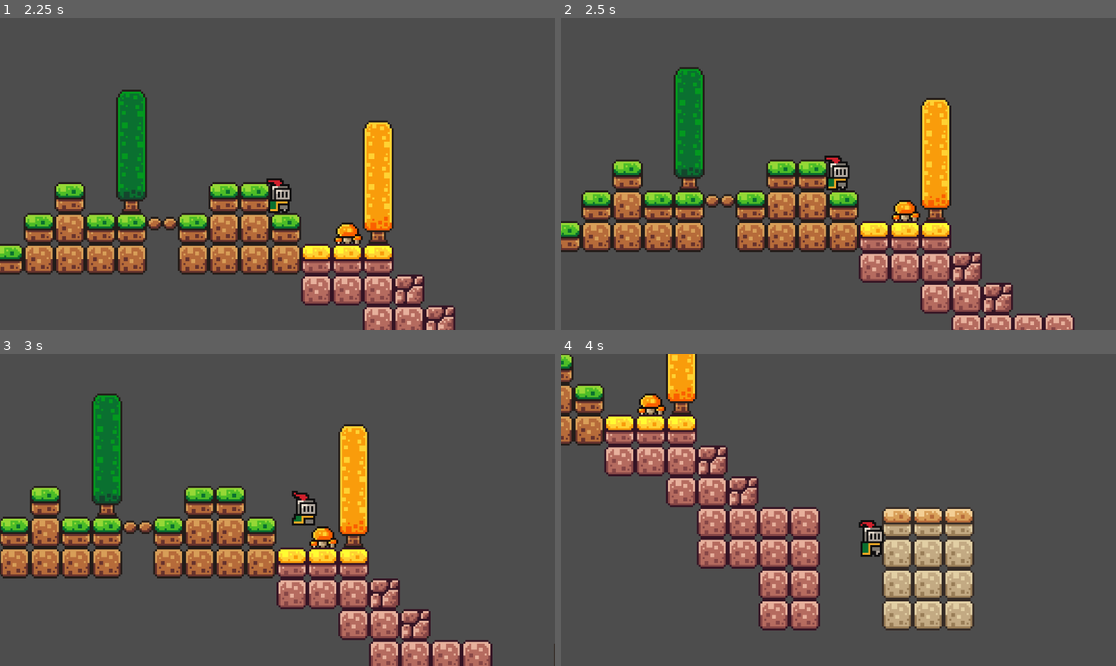
Above: before the commit, frames 1-4 (two rows, left to right).
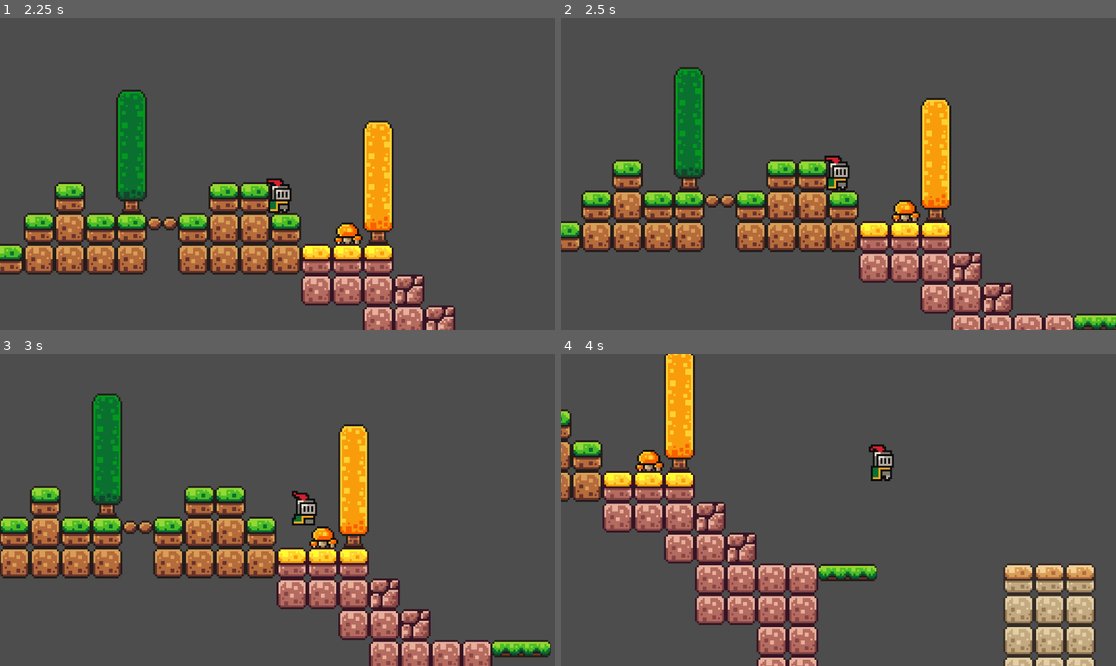
Above: after the commit, the same moments.

Repository: KarlPham/Coin_collector_game
Game: Godot game, scene res://scenes/game.tscn
The game is run twice, just before and just after one commit, with the same random seed, the same clock (stepped at 60 frames per second) and the same inputs.
Inputs:
- Up to frame 1 (2.25 s): tap Enter (ui_accept) at 0.5, 0.77, 1.52 s; hold Right (ui_right) 0.53-2.03 s; hold Left (ui_left) from 2.03 s (still down)
- Up to frame 2 (2.5 s): keep holding Left (ui_left)
- Up to frame 3 (3 s): release Left (ui_left) at 2.78 s; hold Right (ui_right) from 2.78 s (still down)
- Up to frame 4 (4 s): keep holding Right (ui_right); tap Enter (ui_accept) at 3.02, 3.77 s

Frame 1 is identical in both runs. In frame 2, 0.4% of the frame differs, in the area x 92-100%, y 94-100%; in frame 3, 0.6%; in frame 4, 34%, in the area x 0-97%, y 0-100%.

Commit message:
feat: added platform 2 in game scene

Diff:
--- a/scenes/game.tscn
+++ b/scenes/game.tscn
@@ -179,7 +179,7 @@
 [node name="TileMap" type="TileMap" parent="." unique_id=1489896673]
 tile_set = SubResource("TileSet_uwrxv")
 format = 2
-layer_0/tile_data = PackedInt32Array(196607, 0, 0, 131072, 0 …(1358 unchanged characters)… 18, 0, 8, -65533, 0, 0, -131068, 0, 0, 196630, 131072, 1, 262166, 131072, 1, 196631, 131072, 1, 262167, 131072, 1, 327702, 131072, 1, 327703, 131072, 1, 196632, 131072, 1, 262168, 131072, 1, 327704, 131072, 1, 131094, 131072, 0, 131095, 131072, 0, 131096, 131072, 0)
+layer_0/tile_data = PackedInt32Array(196607, 0, 0, 131072, 0 …(1358 unchanged characters)… 18, 0, 8, -65533, 0, 0, -131068, 0, 0, 131098, 131072, 0, 196634, 131072, 1, 262170, 131072, 1, 327706, 131072, 1, 131099, 131072, 0, 196635, 131072, 1, 262171, 131072, 1, 327707, 131072, 1, 131100, 131072, 0, 196636, 131072, 1, 262172, 131072, 1, 327708, 131072, 1)
 
 [node name="Player" parent="." unique_id=1940537550 instance=ExtResource("1_uwrxv")]
 position = Vector2(16, 30)
@@ -191,3 +191,6 @@
 
 [node name="Platform" parent="." unique_id=1295060246 instance=ExtResource("3_lnu2h")]
 position = Vector2(11, -5)
+
+[node name="Platform2" parent="." unique_id=200258889 instance=ExtResource("3_lnu2h")]
+position = Vector2(335, 37)
